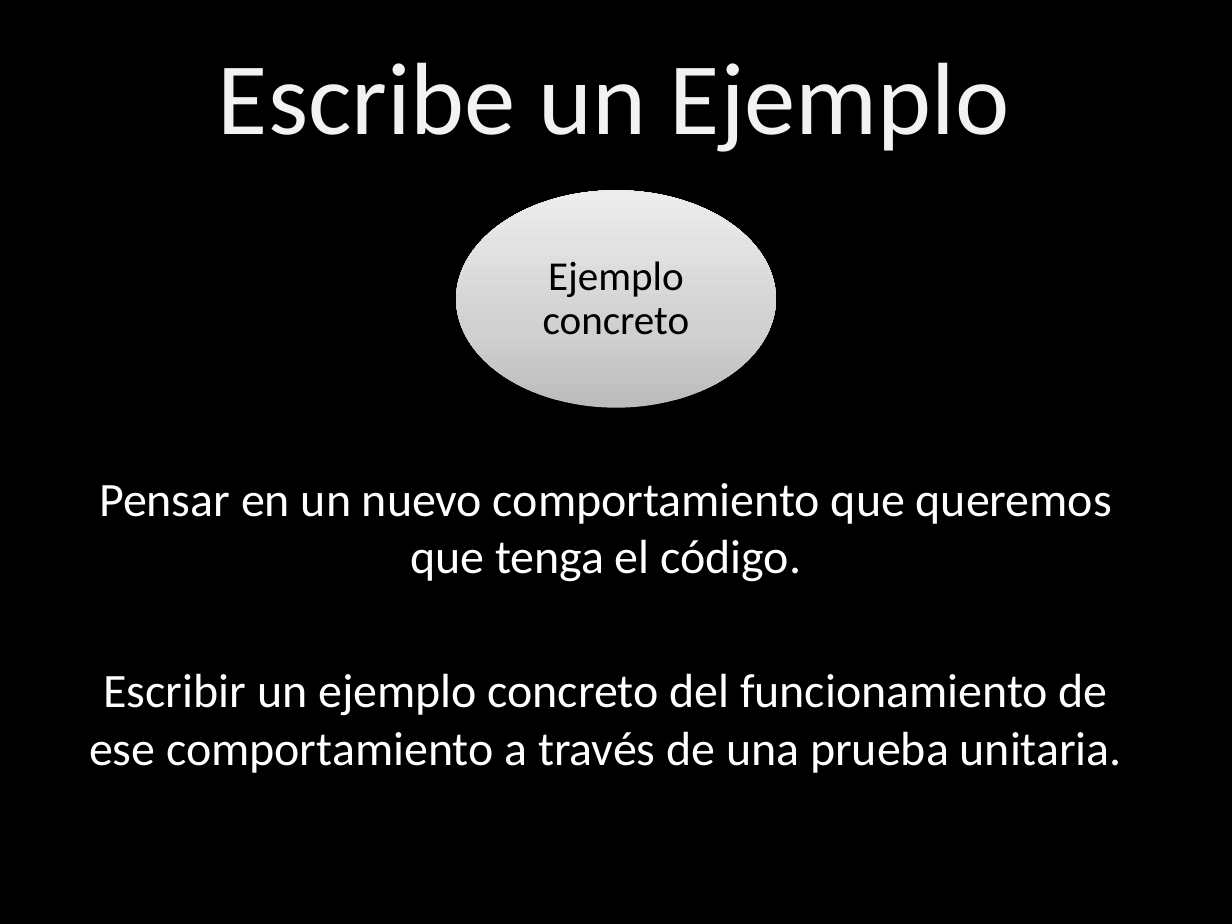
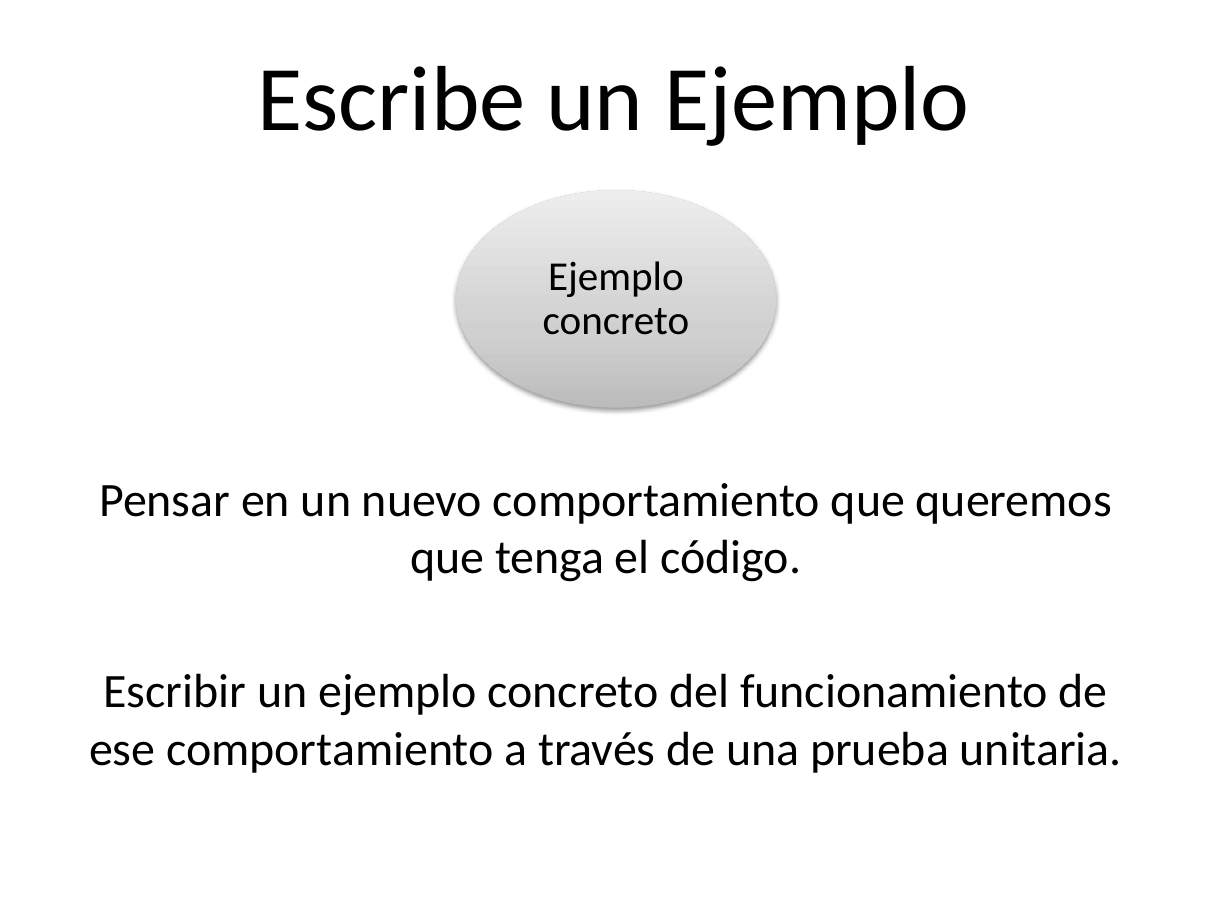
Before and after one commit to angelnunezsalazar/Test-Driven-Development, a slide deck: slide 6 of Diapositivas/Test Driven Development.pptx. Drawn at 1232x924 pixels with LibreOffice and Linux fonts; fonts in the diff are those of the drawing; background and template pictures are left out. Boxes give left, top, right and bottom in pixels: in the first picture for what was removed or moved away, otherwise in the second. Text is boxed around its words. In the diff, an @@ line names an element or a change of style, - is before the commit and + after.

```diff
--- a/Diapositivas/Test Driven Development.pptx
+++ b/Diapositivas/Test Driven Development.pptx
@@ background picture (left out) to #FFFFFF @@
@@ title "Escribe un Ejemplo" at bbox=[258, 66, 969, 146]: size 60 to 54 pt, text colour #F2F2F2 to #000000 @@
@@ text "Pensar en un nuevo comportamiento ..." at bbox=[89, 483, 1122, 773]: text colour #FFFFFF to #000000 @@
```
Also in this commit, not shown: 56 other slides changed, 1 other file.
